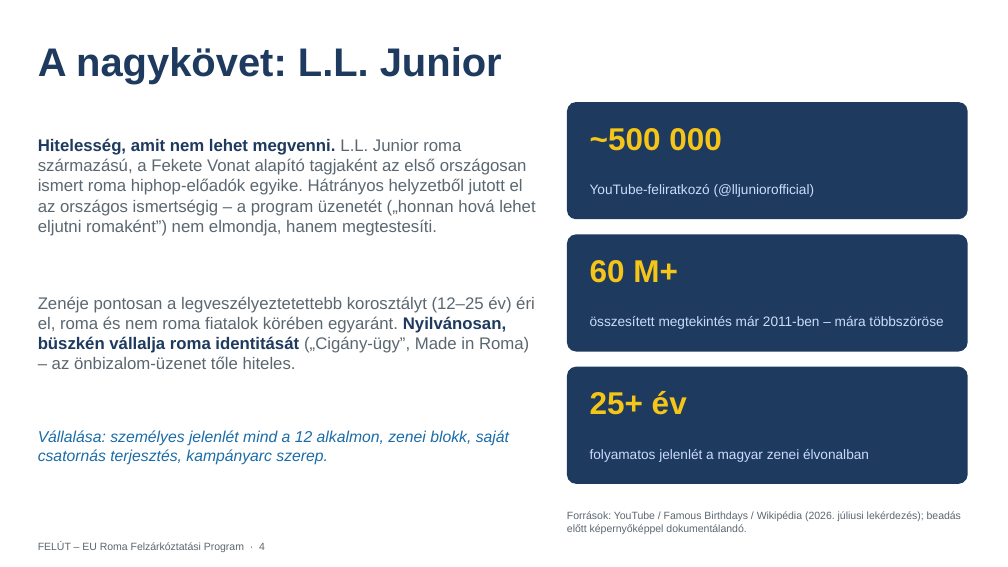
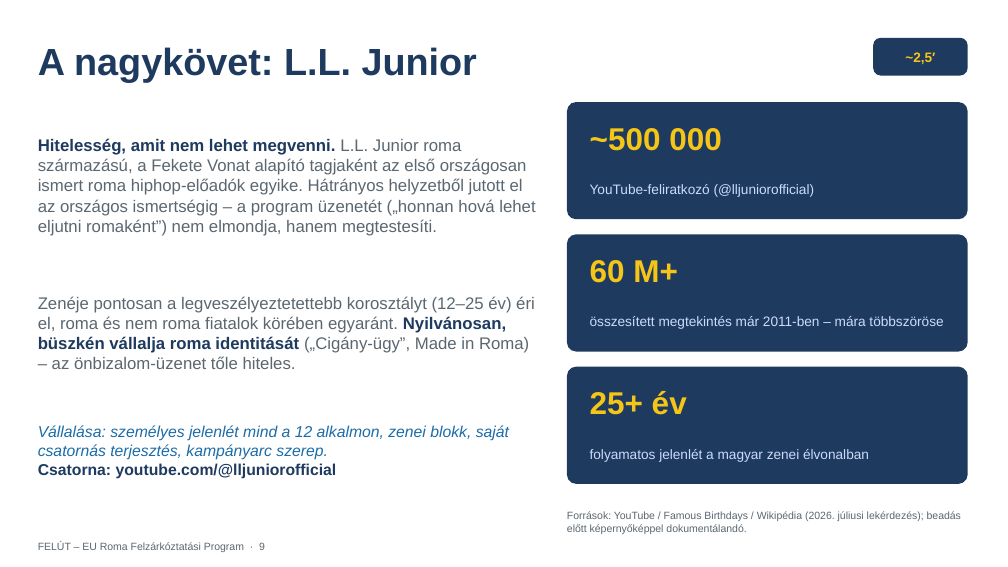
Before and after one commit to ferencszegedi-cmd/aurapro-website, a slide deck: slide 9 of eu-roma-program/prezentacio/FELUT_EU_Roma_Felzarkoztatasi_Program.pptx (slide 4 before the commit). Drawn at 1008x567 pixels with LibreOffice and Linux fonts; fonts in the diff are those of the drawing. Boxes give left, top, right and bottom in pixels: in the first picture for what was removed or moved away, otherwise in the second. Text is boxed around its words. In the diff, an @@ line names an element or a change of style, - is before the commit and + after.

```diff
--- a/eu-roma-program/prezentacio/FELUT_EU_Roma_Felzarkoztatasi_Program.pptx
+++ b/eu-roma-program/prezentacio/FELUT_EU_Roma_Felzarkoztatasi_Program.pptx
@@ text "A nagykövet: L.L. Junior" at (38,47,477,82): size 38 to 36 pt @@
@@ rounded rectangle added at (873,38,968,76), fill #1E3A5F @@
@@ text added at (905,52,935,64), 13 pt, text #F5C518, bold @@
+~2,5′
@@ text at (38,425,509,479): text changed @@
-Vállalása: személyes jelenlét mind a 12 alkalmon, zenei blokk, saját csatornás terjesztés, kampányarc szerep.
+Vállalása: személyes jelenlét mind a 12 alkalmon, zenei blokk, saját csatornás terjesztés, kampányarc szerep.
+Csatorna: youtube.com/@lljuniorofficial
@@ text at (38,542,265,552): text changed @@
-FELÚT – EU Roma Felzárkóztatási Program · 4
+FELÚT – EU Roma Felzárkóztatási Program · 9
```
Also in this commit, not shown: 9 other slides changed, 7 slides added, 1 other file.
